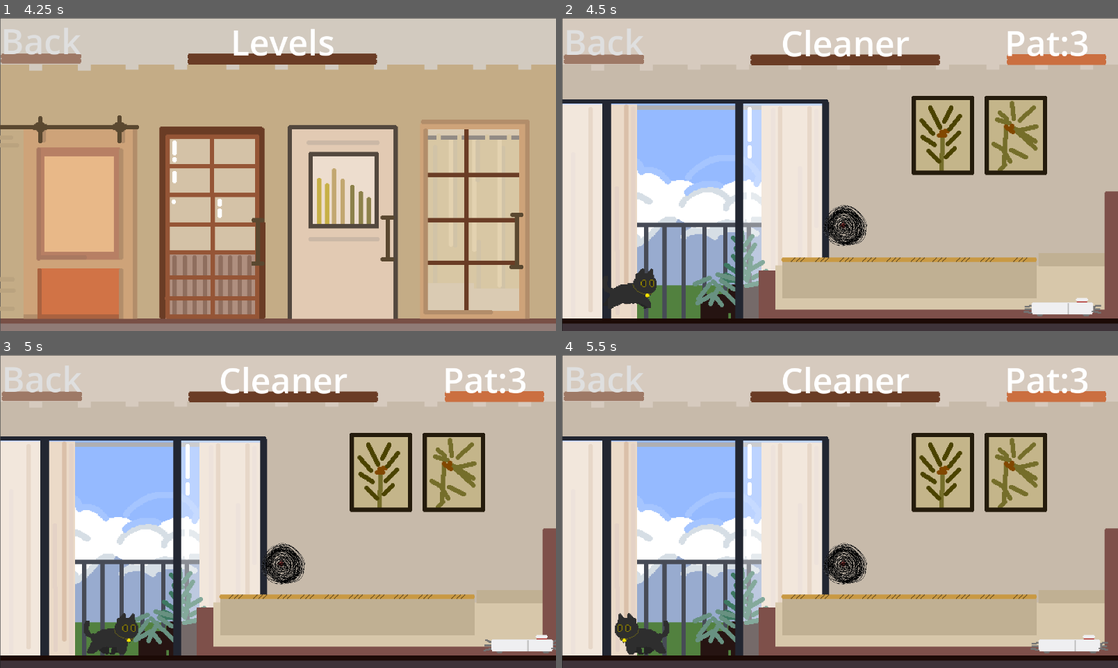
Above: before the commit, frames 1-4 (two rows, left to right).
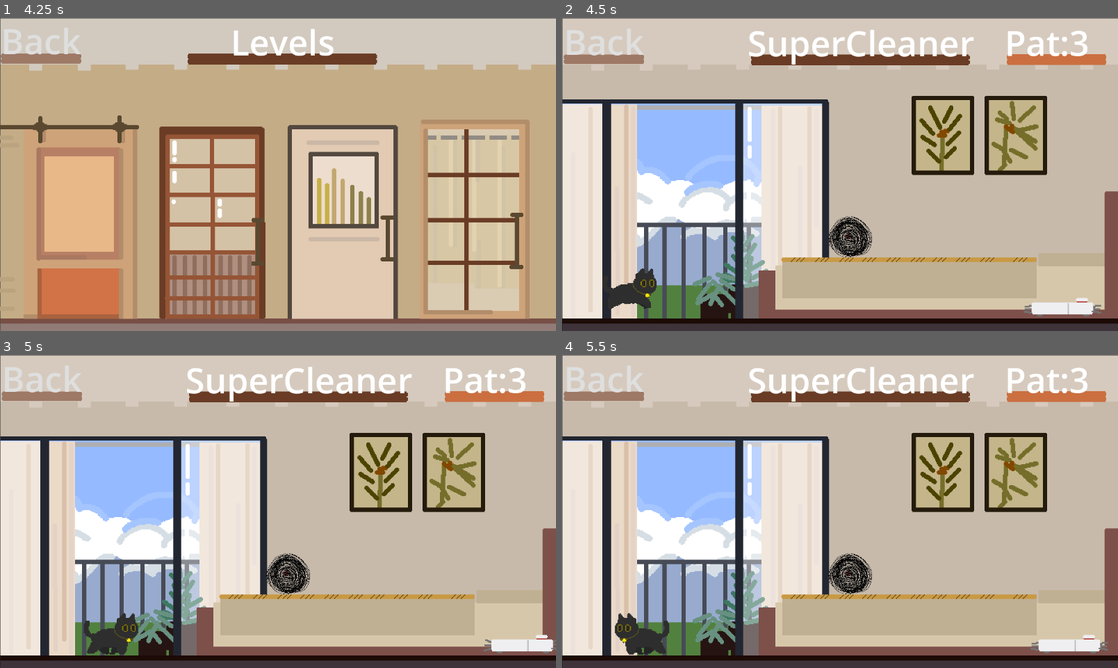
Above: after the commit, the same moments.

Repository: lzcm729/cat-and-string-ball
Game: Godot game, scene res://GUI/start_menu.tscn
Same seed, same stepped clock (60 frames per second), same inputs: the game is played once before the commit and once after it. The engine's default icon, where the game draws it, is replaced by a stand-in: a white triangle on a blue panel in a dark square.
Inputs (mouse positions are in pixels of both pictures, inside the frame that each line leads up to):
- Up to frame 1 (4.25 s): click "Play" at 0.5 s; tap Enter (ui_accept) at 1.25 s; move the mouse to (77, 221) at 1.27 s; hold Right (move_right) 1.28-2 s; tap F (hit) at 1.35 s; click (77, 221) at 1.42 s; tap Space (jump) at 1.52 s; click "Back" at 2 s; click "Back" at 2.75 s; click "Play" at 3.5 s
- Up to frame 2 (4.5 s): tap Enter (ui_accept) at 4.25 s; move the mouse to (773, 221) at 4.27 s; hold Right (move_right) from 4.28 s (still down); tap T at 4.35 s; click (773, 221) at 4.42 s
- Up to frame 3 (5 s): keep holding Right (move_right); tap Space (jump) at 4.52 s
- Up to frame 4 (5.5 s): move the mouse to (895, 442) at 5.02 s; release Right (move_right) at 5.03 s; hold Left (move_left) from 5.03 s (still down); tap G at 5.1 s

Frame 1 is identical in both runs. In frame 2, 2.3% of the frame differs, in the area x 33-75%, y 3-77%; in frame 3, 2.3%; in frame 4, 2.3%.

Commit message:
调整23

Diff:
--- a/Levels/Level_2/level_2.tscn
+++ b/Levels/Level_2/level_2.tscn
@@ -18,7 +18,7 @@
 texture = ExtResource("2_sma7h")
 
 [node name="StringBall" parent="." instance=ExtResource("3_mvw4s")]
-position = Vector2(648, 475)
+position = Vector2(660, 502)
 
 [node name="Cleaner" parent="." instance=ExtResource("5_4iwd8")]
 position = Vector2(1150, 636)
@@ -27,7 +27,7 @@
 position = Vector2(-8, -327)
 
 [node name="main_control" parent="." instance=ExtResource("1_lxh2x")]
-level_name = "Cleaner"
+level_name = "SuperCleaner"
 level_health = 3
 level_id = 2
 back_type = 2
@@ -39,7 +39,7 @@
 hit_force = Vector2(50000, 0)
 
 [node name="StaticBody2D" parent="." instance=ExtResource("8_rg3jl")]
-position = Vector2(776, 539)
+position = Vector2(802, 561)
 scale = Vector2(30.175, 1)
 
 [node name="Chair" type="StaticBody2D" parent="."]
--- a/Levels/Level_3/level_3.tscn
+++ b/Levels/Level_3/level_3.tscn
@@ -26,36 +26,28 @@
 [node name="platform" type="Node2D" parent="."]
 position = Vector2(2, 55)
 
-[node name="shelf1-1" parent="platform" instance=ExtResource("3_b0eo8")]
-position = Vector2(223, 55)
-scale = Vector2(19, 0.54)
-
 [node name="shelf1-2" parent="platform" instance=ExtResource("3_b0eo8")]
-position = Vector2(225, 174)
+position = Vector2(224, 169)
 scale = Vector2(19, 0.54)
 
 [node name="shelf1-3" parent="platform" instance=ExtResource("3_b0eo8")]
-position = Vector2(228, 304)
+position = Vector2(227, 301)
 scale = Vector2(19, 0.54)
 
 [node name="shelf1-4" parent="platform" instance=ExtResource("3_b0eo8")]
-position = Vector2(225, 419)
-scale = Vector2(19, 0.54)
-
-[node name="shelf2-1" parent="platform" instance=ExtResource("3_b0eo8")]
-position = Vector2(1063, 57)
+position = Vector2(225, 415)
 scale = Vector2(19, 0.54)
 
 [node name="shelf2-2" parent="platform" instance=ExtResource("3_b0eo8")]
-position = Vector2(1065, 169)
+position = Vector2(1062, 171)
 scale = Vector2(19, 0.54)
 
 [node name="shelf2-3" parent="platform" instance=ExtResource("3_b0eo8")]
-position = Vector2(1042, 307)
+position = Vector2(1041, 303)
 scale = Vector2(20.88, 0.54)
 
 [node name="shelf2-4" parent="platform" instance=ExtResource("3_b0eo8")]
-position = Vector2(1102, 419)
+position = Vector2(1103, 417)
 scale = Vector2(14.595, 0.54)
 
 [node name="rug" type="StaticBody2D" parent="."]
@@ -95,19 +87,19 @@
 constant_linear_velocity = Vector2(6.33, 5.98)
 
 [node name="Sprite2D" type="Sprite2D" parent="Chair"]
-position = Vector2(723, -180)
+position = Vector2(723.949, -182.063)
 scale = Vector2(1.47229, 1.22873)
 texture = ExtResource("3_x8tle")
 
 [node name="chairplate" parent="Chair" instance=ExtResource("3_b0eo8")]
-position = Vector2(721, -144)
+position = Vector2(724, -148)
 scale = Vector2(10.23, 1)
 
 [node name="StringBall" parent="." instance=ExtResource("3_xjyuq")]
 position = Vector2(427, 617)
 
 [node name="main_control" parent="." instance=ExtResource("5_4aifg")]
-level_name = "Rug"
+level_name = "Rug·soft"
 level_health = 6
 level_id = 3
 back_type = 2
@@ -121,6 +113,10 @@
 [node name="ChaosCore" parent="." instance=ExtResource("9_w07of")]
 position = Vector2(-9, -328)
 
+[node name="StaticBody2D" parent="." instance=ExtResource("3_b0eo8")]
+position = Vector2(645, 212)
+scale = Vector2(19.96, 0.6)
+
 [connection signal="show_chaos_core" from="StringBall" to="ChaosCore" method="_on_string_ball_show_chaos_core"]
 
 [editable path="CatNew"]
